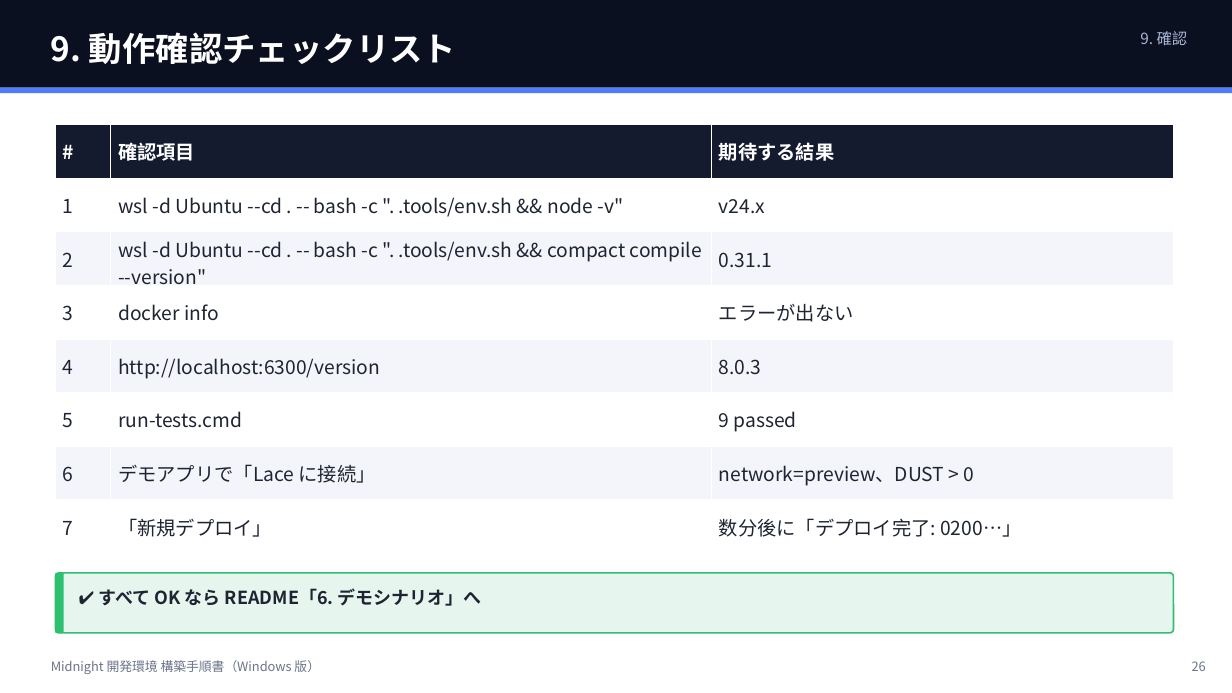
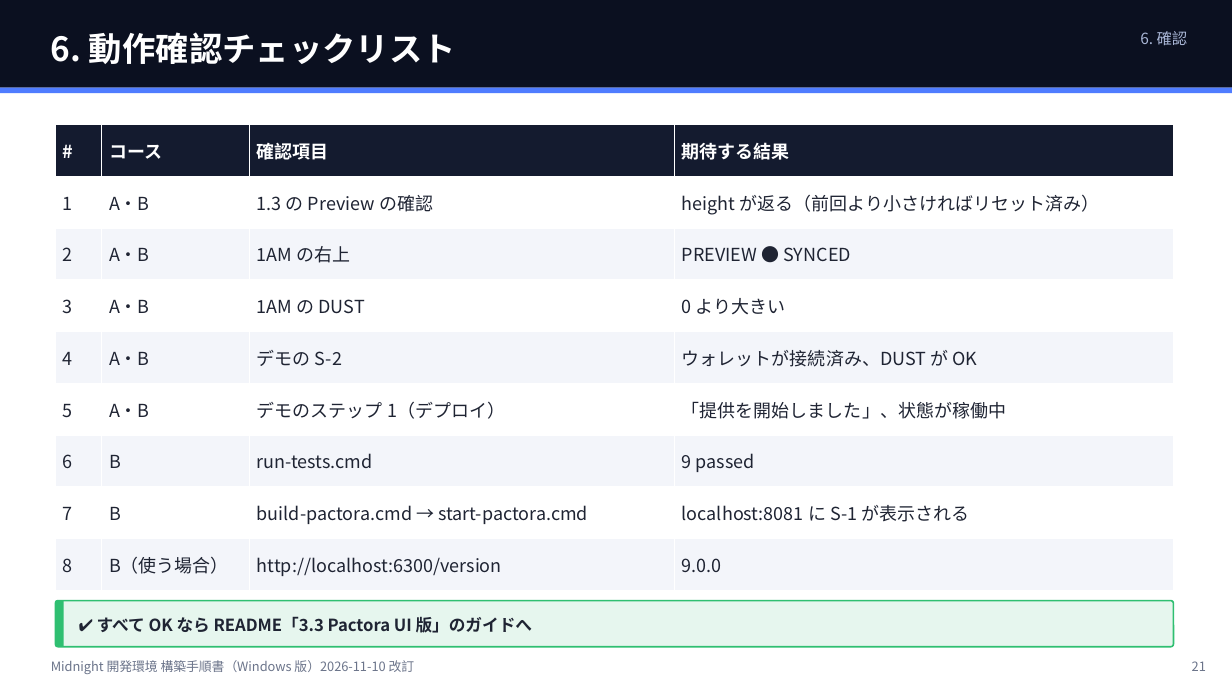
Before and after one commit to 101nimura/midnight_td_demo, a slide deck: slide 21 of docs/SETUP.pptx (slide 26 before the commit). Drawn at 1232x693 pixels with LibreOffice and Linux fonts; fonts in the diff are those of the drawing. Boxes give left, top, right and bottom in pixels: in the first picture for what was removed or moved away, otherwise in the second. Text is boxed around its words. In the diff, an @@ line names an element or a change of style, - is before the commit and + after.

```diff
--- a/docs/SETUP.pptx
+++ b/docs/SETUP.pptx
@@ text at [51,32,456,64]: text changed @@
-9. 動作確認チェックリスト
+6. 動作確認チェックリスト
@@ text at [1140,31,1188,45]: text changed @@
-9. 確認
+6. 確認
@@ table at [55,125,1174,591] @@
-# | 確認項目 | 期待する結果
-1 | wsl -d Ubuntu --cd . -- bash -c ". .tools/env.sh && node -v" | v24.x
-2 | wsl -d Ubuntu --cd . -- bash -c ". .tools/env.sh && compact compile --version" | 0.31.1
-3 | docker info | エラーが出ない
-4 | http://localhost:6300/version | 8.0.3
-5 | run-tests.cmd | 9 passed
-6 | デモアプリで「Lace に接続」 | network=preview、DUST > 0
-7 | 「新規デプロイ」 | 数分後に「デプロイ完了: 0200…」
+# | コース | 確認項目 | 期待する結果
+1 | A・B | 1.3 の Preview の確認 | height が返る（前回より小さければリセット済み）
+2 | A・B | 1AM の右上 | PREVIEW ● SYNCED
+3 | A・B | 1AM の DUST | 0 より大きい
+4 | A・B | デモの S-2 | ウォレットが接続済み、DUST が OK
+5 | A・B | デモのステップ 1（デプロイ） | 「提供を開始しました」、状態が稼働中
+6 | B | run-tests.cmd | 9 passed
+7 | B | build-pactora.cmd → start-pactora.cmd | localhost:8081 に S-1 が表示される
+8 | B（使う場合） | http://localhost:6300/version | 9.0.0
@@ rounded rectangle: place and size @@
-rounded rectangle at [55,573,1174,633]
+rounded rectangle at [55,601,1174,647]
@@ rectangle: place and size @@
-rectangle at [55,573,64,633]
+rectangle at [55,601,64,647]
@@ text at [97,616,533,633]: text changed; size 14 to 13 pt @@
-✔ すべて OK なら README「6. デモシナリオ」へ
+✔ すべて OK なら README「3.3 Pactora UI 版」のガイドへ
@@ text at [51,660,415,674]: text changed @@
-Midnight 開発環境 構築手順書（Windows 版）
+Midnight 開発環境 構築手順書（Windows 版）2026-11-10 改訂
@@ text at [1192,661,1206,671]: text changed @@
-26
+21
```
Also in this commit, not shown: 15 other slides changed, 10 slides added, 13 slides removed, 12 other files.
